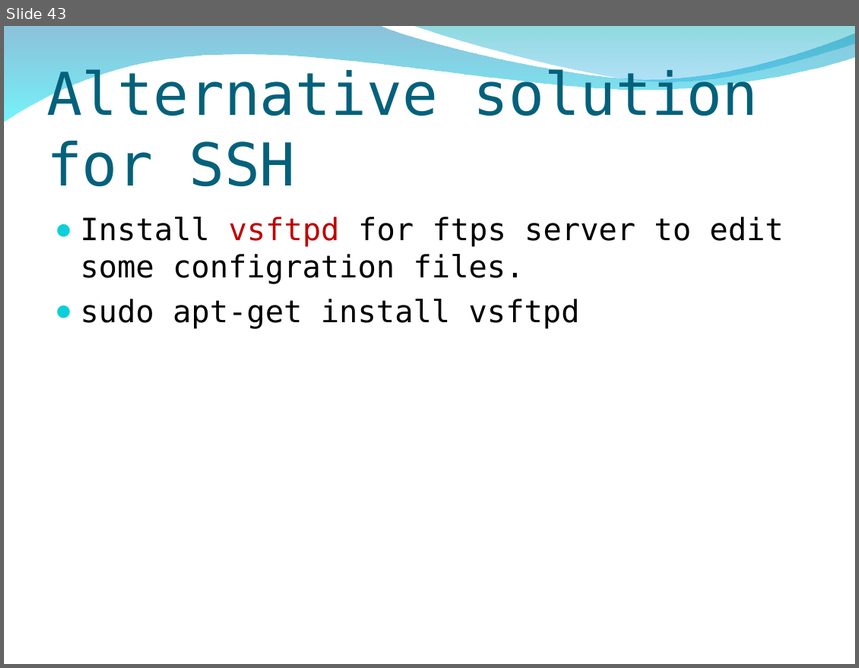
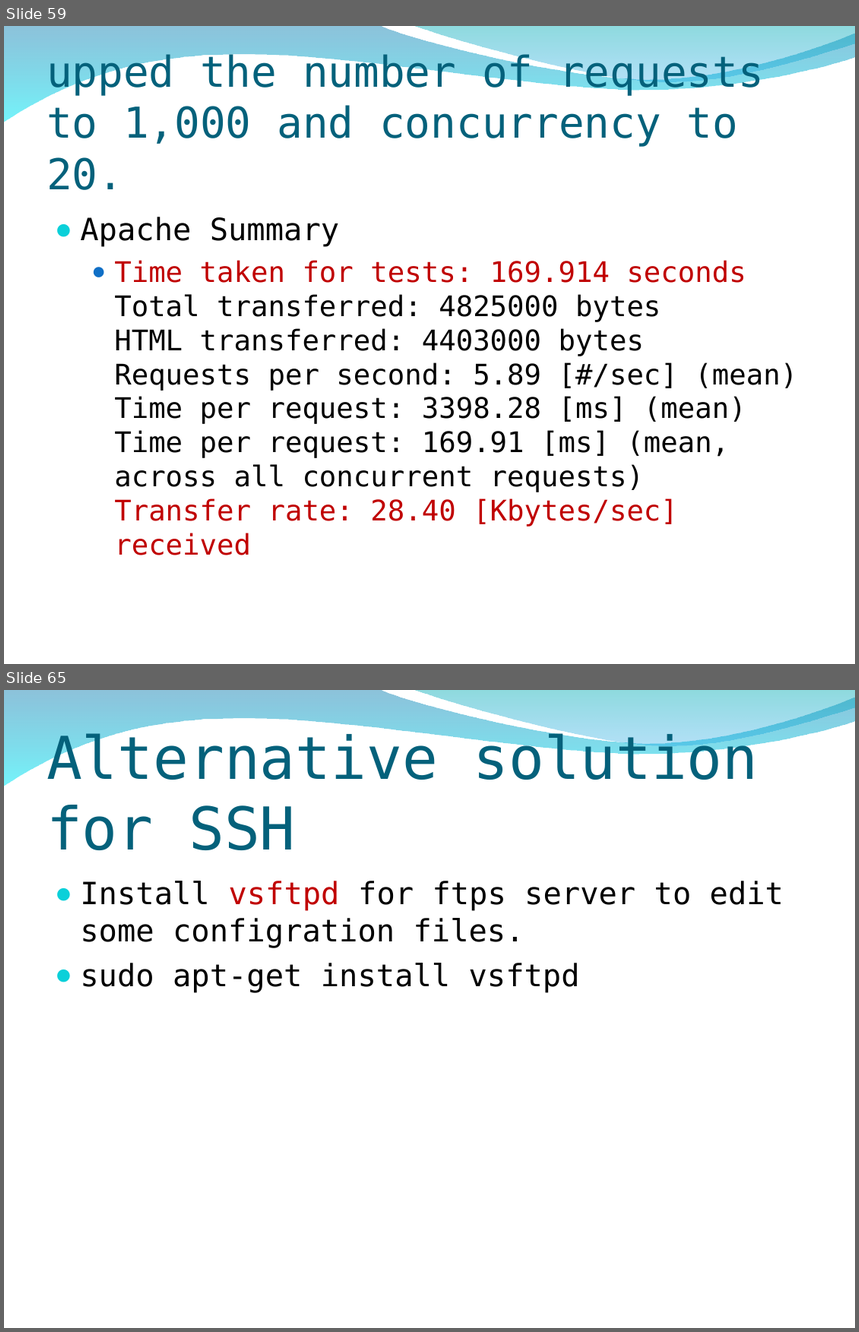
Before and after one commit to peter279k/regular_meeting, a slide deck: Proot.ppt. Shown one above the other, each under a label of ours: slide 43 before the commit, slides 59 and 65 after it; the slides between them are not shown. The pictures are 859x668 and 859x1332 pixels, drawn with LibreOffice and Linux fonts; fonts in the diff are those of the drawing; background and template pictures are left out. Boxes give left, top, right and bottom in pixels: in the first picture for what was removed or moved away, otherwise in the second. Text is boxed around its words. In the diff, an @@ line names an element or a change of style, - is before the commit and + after.

```diff
--- a/Proot.ppt
+++ b/Proot.ppt
@@ slide 59 added at (4,26,855,664), background picture (left out); not listed: 2 template elements that a slide beside it also shows @@
@@ title added at (47,53,764,190), 36 pt, text #04617B @@
+upped the number of requests to 1,000 and concurrency to 20.
@@ text added at (80,217,797,556), 24 pt, text #000000 @@
+● Apache Summary
+  ● Time taken for tests: 169.914 seconds
+    Total transferred: 4825000 bytes
+    HTML transferred: 4403000 bytes
+    Requests per second: 5.89 [#/sec] (mean)
+    Time per request: 3398.28 [ms] (mean)
+    Time per request: 169.91 [ms] (mean, across all concurrent requests)
+    Transfer rate: 28.40 [Kbytes/sec] received
@@ what was slide 43 is now slide 65 @@
```
Also in this commit, not shown: 2 slides changed, 22 other slides added.
